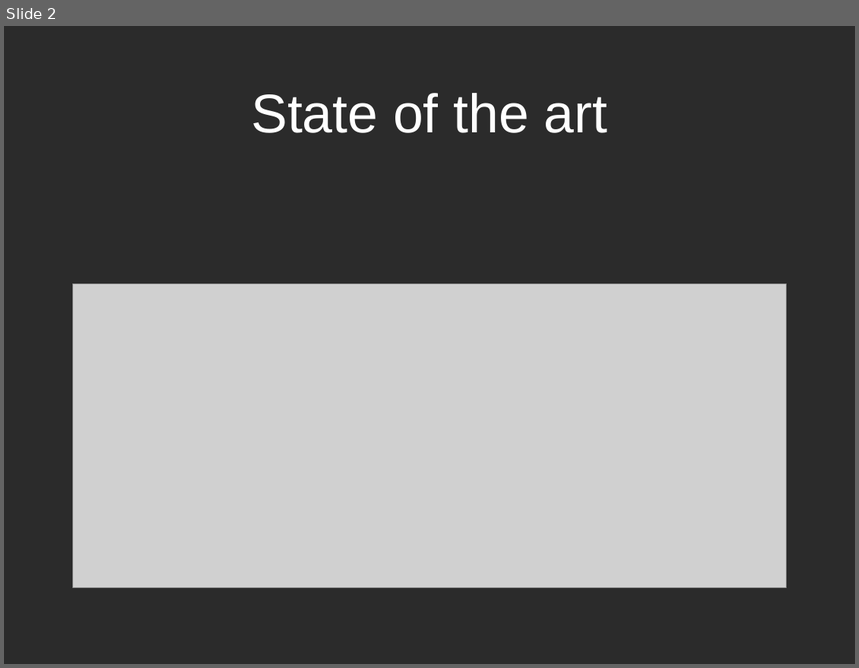
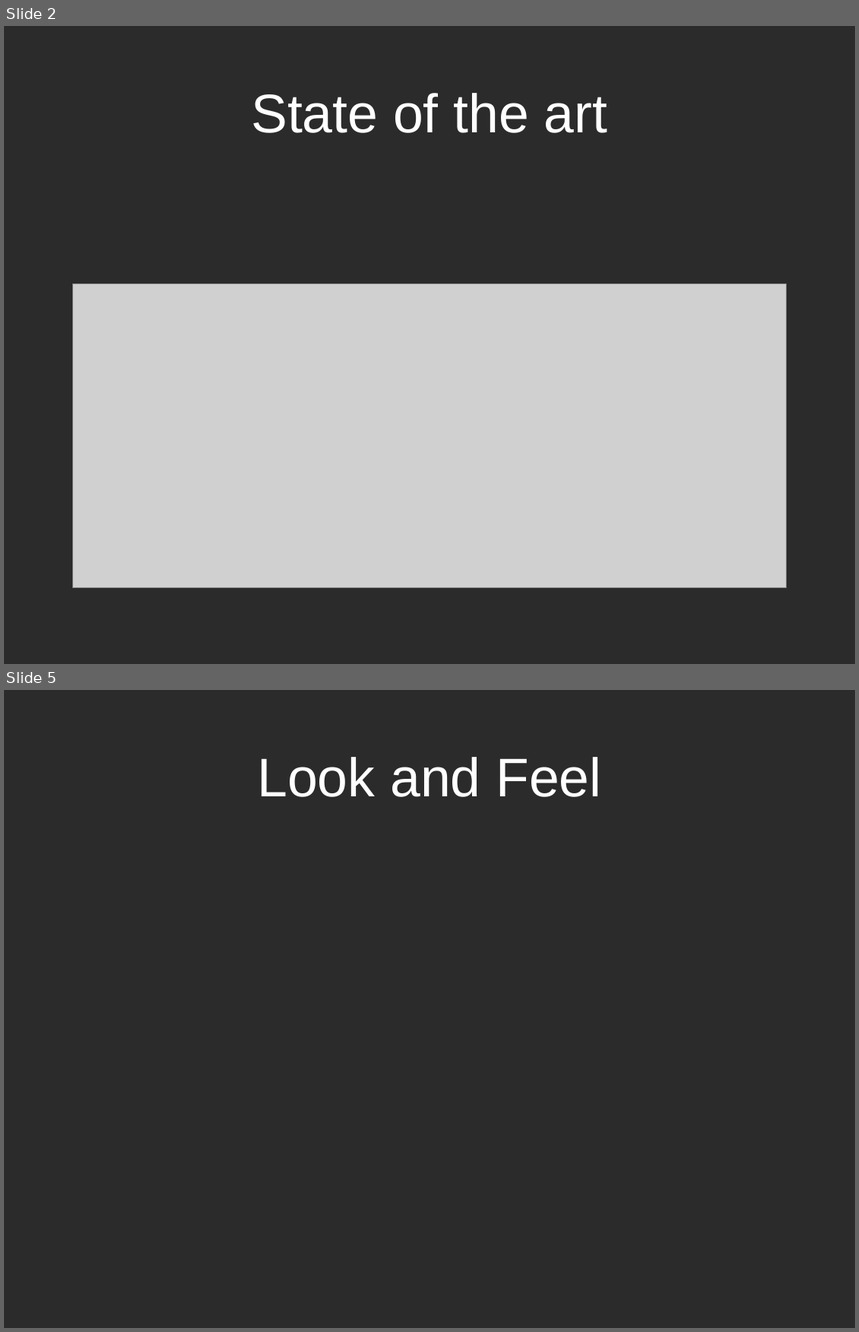
Before and after one commit to whitestguyiknow/affen, a slide deck: presentation/SEVEN.pptx. Shown one above the other, each under a label of ours: slide 2 before the commit, slides 2 and 5 after it; the slides between them are not shown. The pictures are 859x668 and 859x1332 pixels, drawn with LibreOffice and Linux fonts; fonts in the diff are those of the drawing; grey boxes stand for pictures; background and template pictures are left out; a plain dark background stands for a picture behind light text. Boxes give left, top, right and bottom in pixels: in the first picture for what was removed or moved away, otherwise in the second. Text is boxed around its words. In the diff, an @@ line names an element or a change of style, - is before the commit and + after.

```diff
--- a/presentation/SEVEN.pptx
+++ b/presentation/SEVEN.pptx
@@ slide 5 added at bbox=[4, 690, 855, 1328], background picture (left out) @@
@@ title added at bbox=[257, 757, 601, 797], 46 pt, text #FFFFFF @@
+Look and Feel
```
Also in this commit, not shown: 1 slide changed, 2 other slides added, 1 slide removed.
